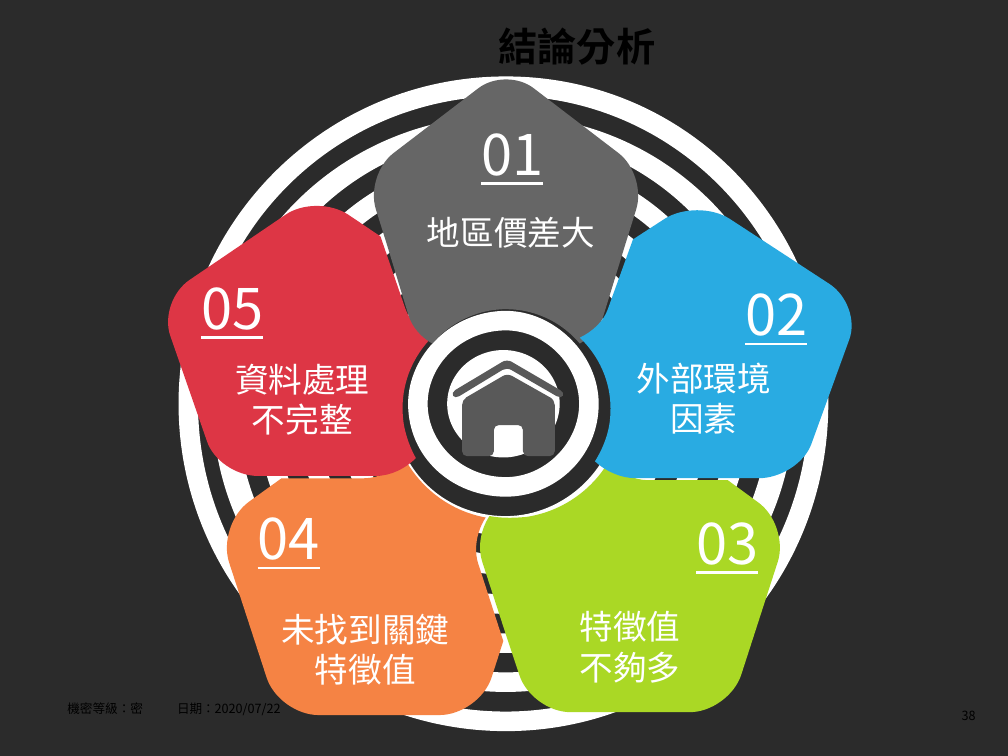
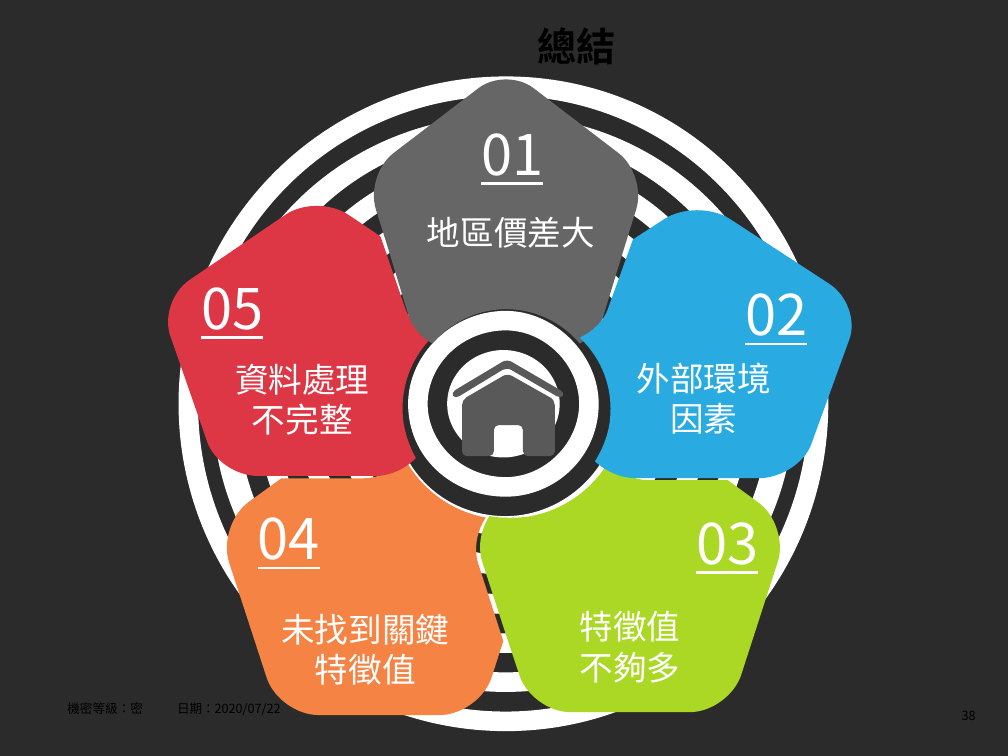
Before and after one commit to hrne/FINAL_REPORT, a slide deck: slide 38 of AI_Report/AI應用-不動產價格預測.pptx. Drawn at 1008x756 pixels with LibreOffice and Linux fonts; fonts in the diff are those of the drawing; background and template pictures are left out; a plain dark background stands for a picture behind light text. Boxes give left, top, right and bottom in pixels: in the first picture for what was removed or moved away, otherwise in the second. Text is boxed around its words. In the diff, an @@ line names an element or a change of style, - is before the commit and + after.

```diff
--- a/AI_Report/AI應用-不動產價格預測.pptx
+++ b/AI_Report/AI應用-不動產價格預測.pptx
@@ title at [538,28,616,64]: text changed @@
-結論分析
+總結
```
Also in this commit, not shown: 7 other slides changed, 1 other file.
